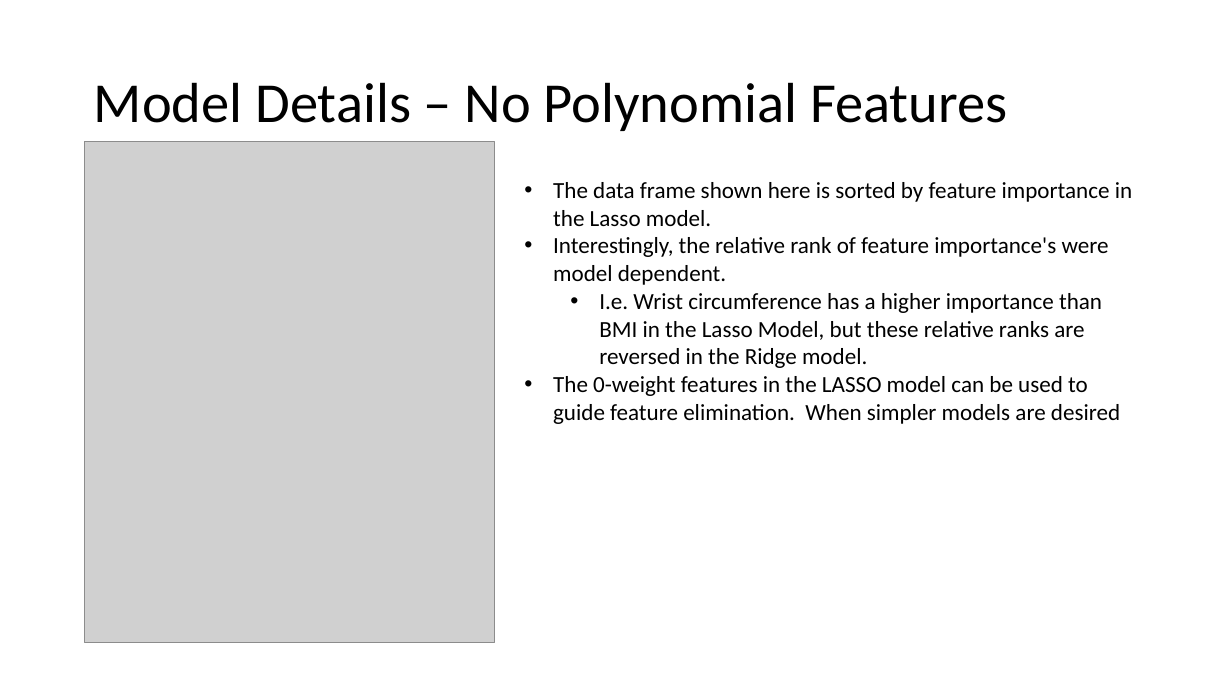
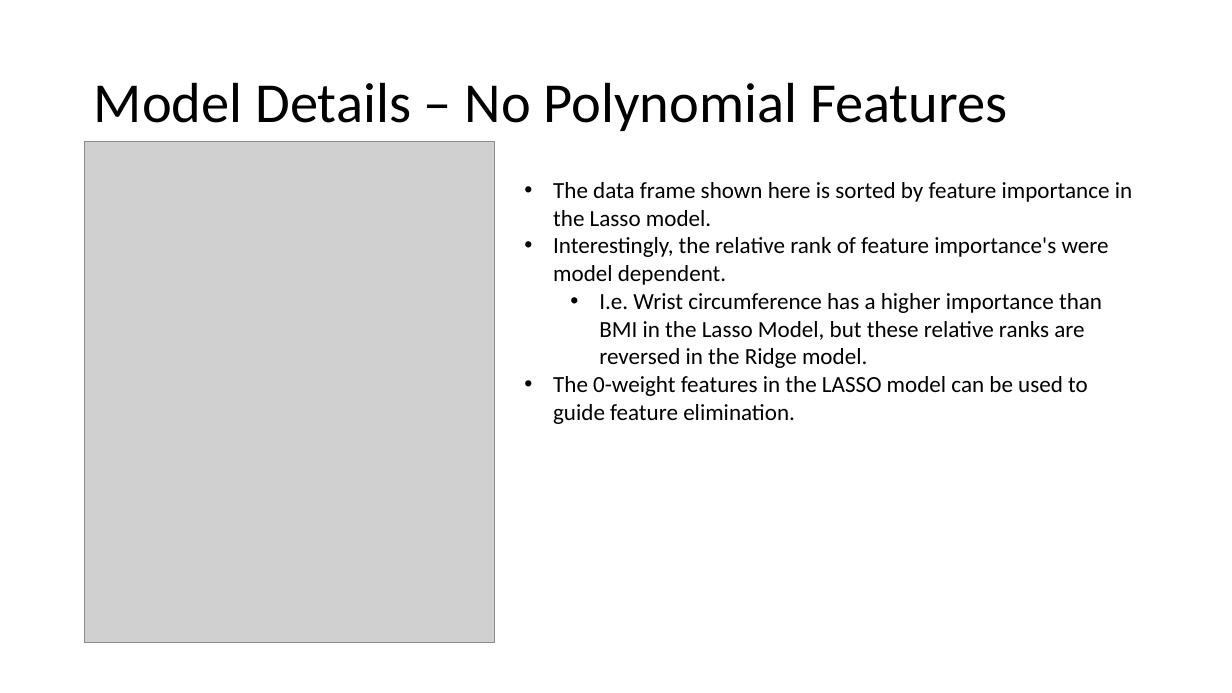
Before and after one commit to M-Matrona/IBM-Machine-Learning-Course, a slide deck: slide 5 of Course_2_SupervisedLearning/Supervised_Learning_Project_Report.pptx. Drawn at 1232x693 pixels with LibreOffice and Linux fonts; fonts in the diff are those of the drawing; grey boxes stand for pictures. Boxes give left, top, right and bottom in pixels: in the first picture for what was removed or moved away, otherwise in the second. Text is boxed around its words. In the diff, an @@ line names an element or a change of style, - is before the commit and + after.

```diff
--- a/Course_2_SupervisedLearning/Supervised_Learning_Project_Report.pptx
+++ b/Course_2_SupervisedLearning/Supervised_Learning_Project_Report.pptx
@@ text at (553, 376, 1088, 424): text changed @@
-• The 0-weight features in the LASSO model can be used to guide feature elimination. When simpler models are desired
+• The 0-weight features in the LASSO model can be used to guide feature elimination.
```
Also in this commit, not shown: 6 other slides changed, 15 other files.
